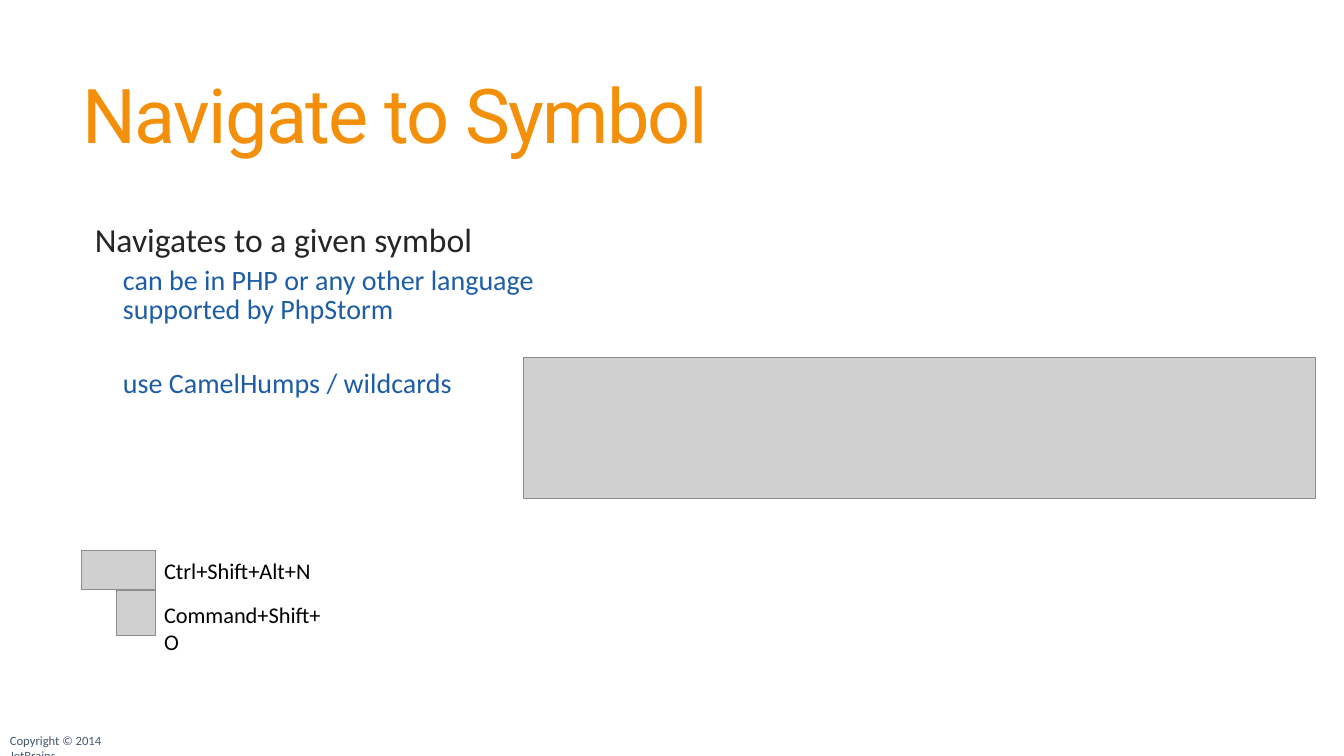
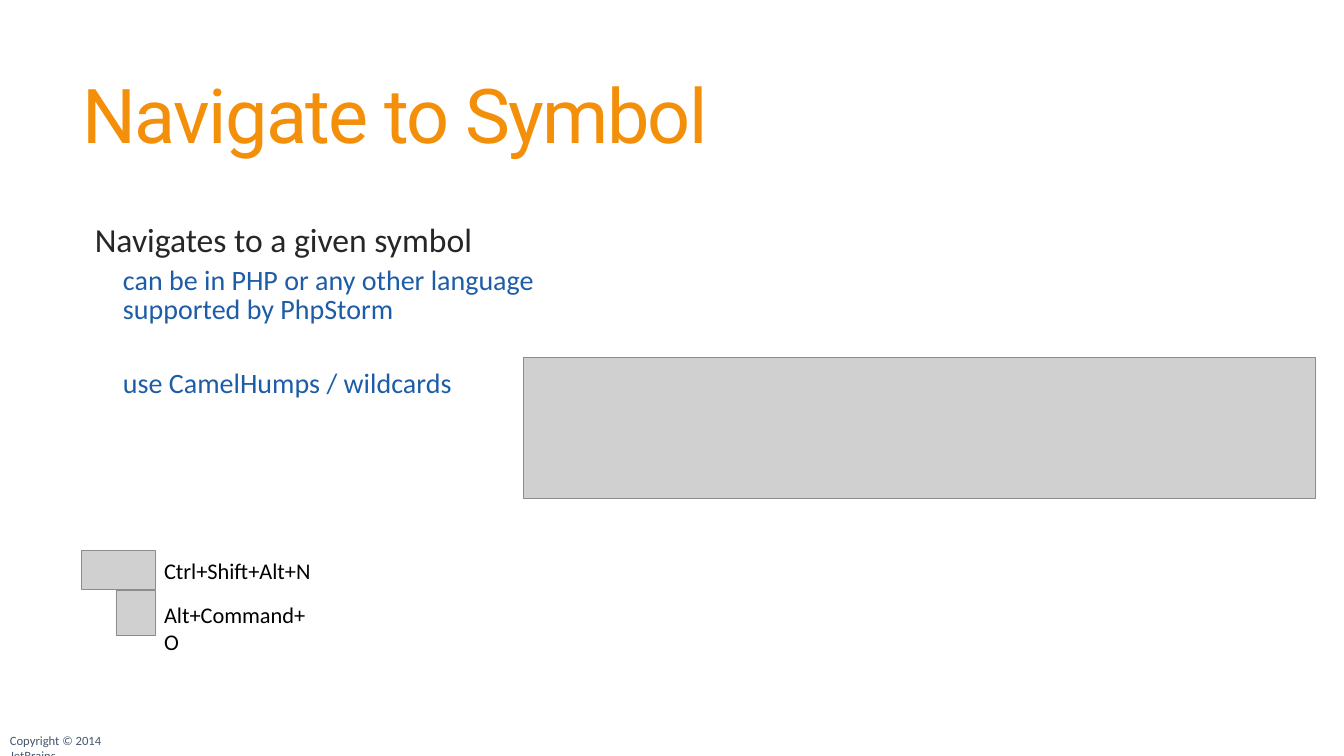
Before and after one commit to JetBrains/phpstorm-workshop, a slide deck: slide 19 of PhpStorm Workshop.pptx. Drawn at 1344x756 pixels with LibreOffice and Linux fonts; fonts in the diff are those of the drawing; grey boxes stand for pictures; background and template pictures are left out. Boxes give left, top, right and bottom in pixels: in the first picture for what was removed or moved away, otherwise in the second. Text is boxed around its words. In the diff, an @@ line names an element or a change of style, - is before the commit and + after.

```diff
--- a/PhpStorm Workshop.pptx
+++ b/PhpStorm Workshop.pptx
@@ text at <box>164,607,305,650</box>: text changed @@
-Command+Shift+O
+Alt+Command+O
```
Also in this commit, not shown: 29 other slides changed, 1 other file.
